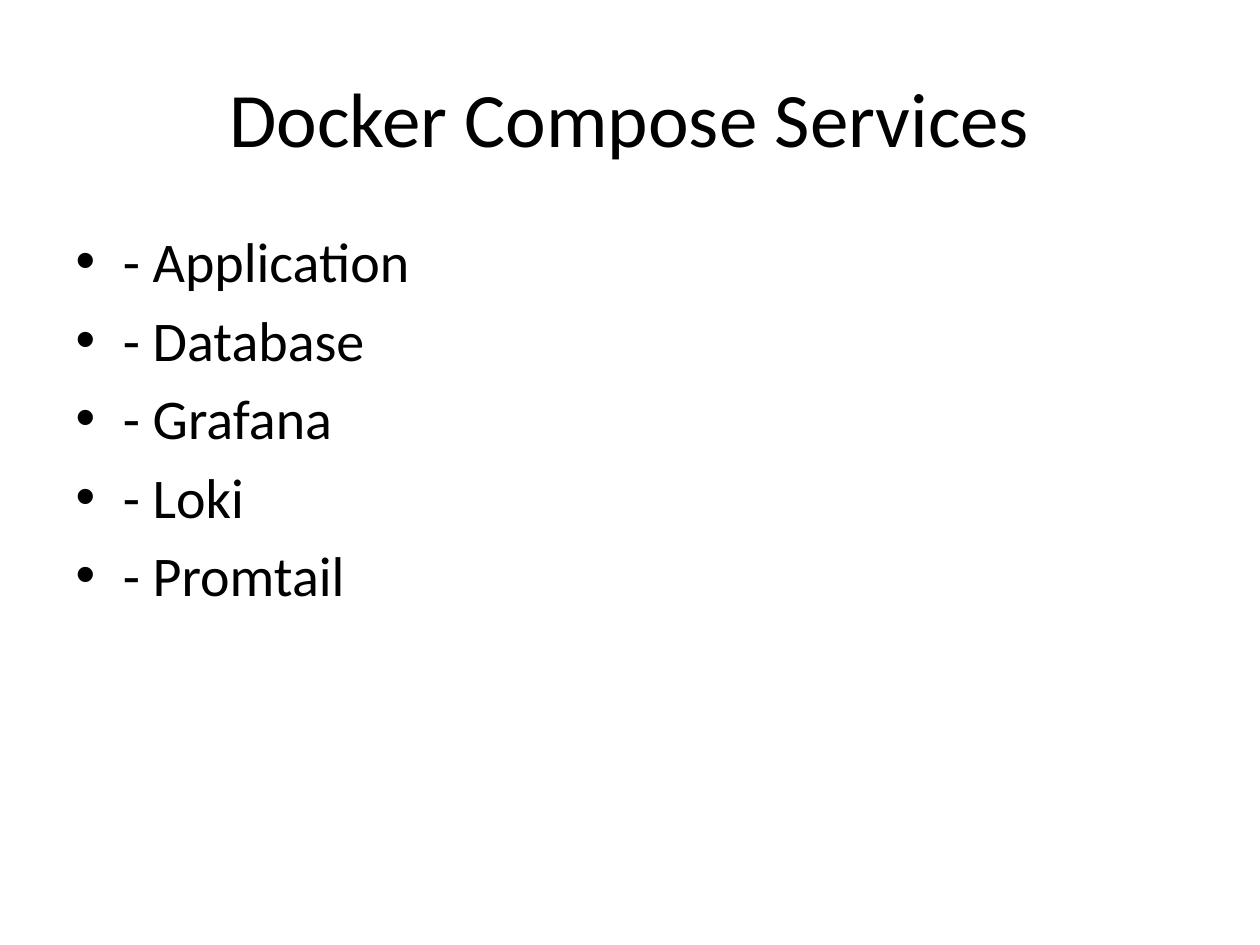
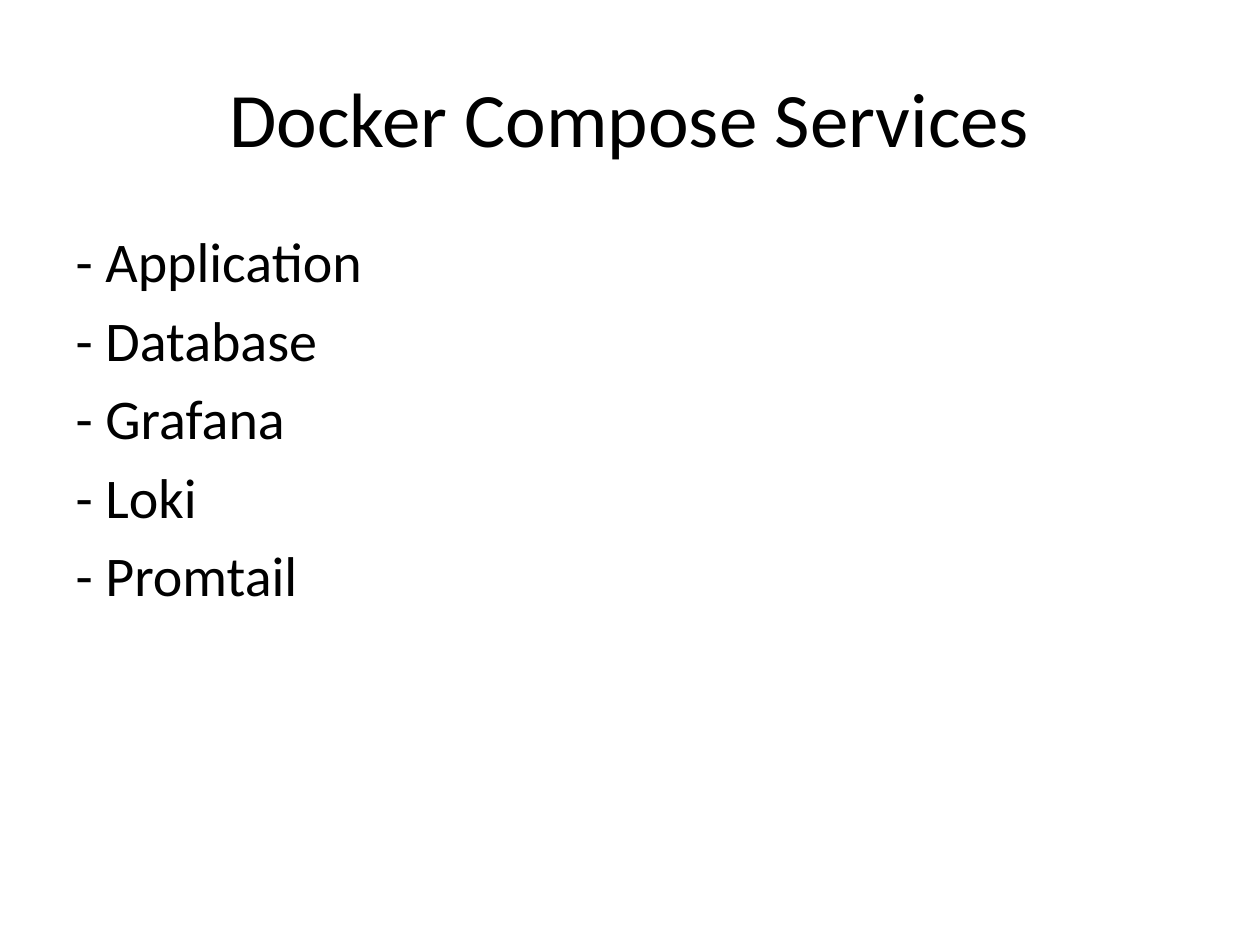
Before and after one commit to Swildz/RestaurantProject, a slide deck: slide 5 of dokumentasi/Deployment_Report_Docker_Monitoring.pptx. Drawn at 1260x945 pixels with LibreOffice and Linux fonts; fonts in the diff are those of the drawing. Boxes give left, top, right and bottom in pixels: in the first picture for what was removed or moved away, otherwise in the second. Text is boxed around its words. In the diff, an @@ line names an element or a change of style, - is before the commit and + after.

```diff
--- a/dokumentasi/Deployment_Report_Docker_Monitoring.pptx
+++ b/dokumentasi/Deployment_Report_Docker_Monitoring.pptx
@@ text "- Application" at (x1=105, y1=243, x2=362, y2=597): bullet • to none @@
```
Also in this commit, not shown: 1 other file.
